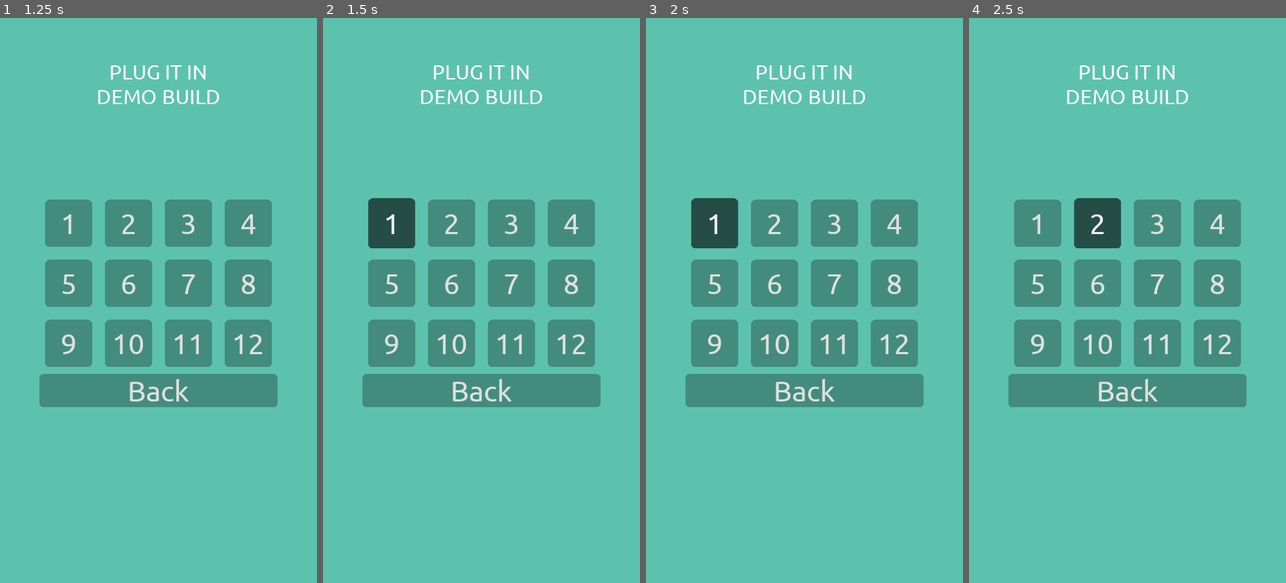
Above: before the commit, frames 1-4 (left to right).
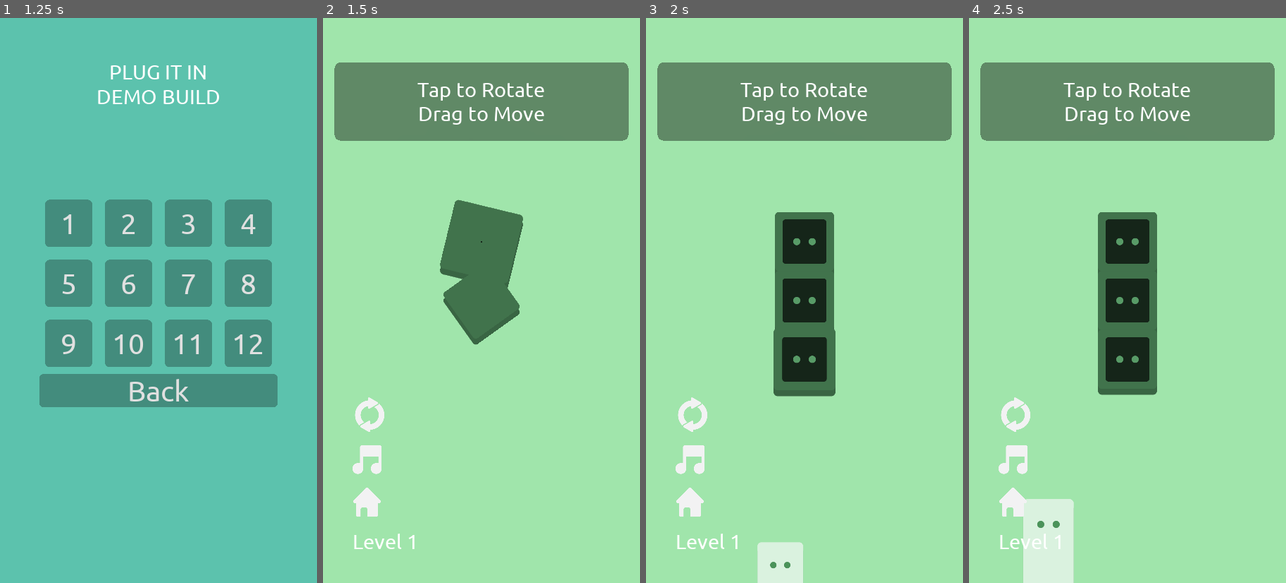
Above: after the commit, the same moments.

Repository: unSAME-Studio/ProjectOutlet
Game: Godot game, scene res://scenes/Menu.tscn
Two runs of this game, one before a commit and one after it. Both use one fixed random seed, a clock stepped at 60 frames per second and the inputs below.
Inputs (mouse positions are in pixels of both pictures, inside the frame that each line leads up to):
- Up to frame 1 (1.25 s): click "Play" at 0.5 s
- Up to frame 2 (1.5 s): click "1" at 1.25 s
- Up to frame 3 (2 s): no input
- Up to frame 4 (2.5 s): click (1098, 221) at 2 s, where only the run before the commit has a clickable "2"

Frame 1 is identical in both runs. In frame 2, 100% of the frame differs, in the area x 0-100%, y 0-100%; in frame 3, 100%; in frame 4, 100%.

Commit message:
Fix Merge

Diff:
--- a/scenes/Main.tscn
+++ b/scenes/Main.tscn
@@ -6,7 +6,6 @@
 [ext_resource path="res://objects/OutletGrid.tscn" type="PackedScene" id=4]
 [ext_resource path="res://ui/theme.tres" type="Theme" id=5]
 [ext_resource path="res://sounds/xylo_sfx.mp3" type="AudioStream" id=6]
-[ext_resource path="res://ui/home_ui.png" type="Texture" id=7]
 [ext_resource path="res://ui/icons/restart_ui.png" type="Texture" id=8]
 [ext_resource path="res://ui/icons/sound_ui.png" type="Texture" id=9]
 [ext_resource path="res://ui/icons/home_ui.png" type="Texture" id=10]
@@ -20,7 +19,7 @@
 
 [sub_resource type="AtlasTexture" id=4]
 flags = 4
-atlas = ExtResource( 7 )
+atlas = ExtResource( 10 )
 region = Rect2( 0, 0, 190, 201 )
 margin = Rect2( 60, 60, 120, 120 )
 
@@ -177,7 +176,7 @@
 margin_bottom = 118.0
 rect_min_size = Vector2( 118, 118 )
 size_flags_horizontal = 0
-texture_normal = ExtResource( 7 )
+texture_normal = ExtResource( 8 )
 expand = true
 stretch_mode = 5
 
@@ -193,8 +192,8 @@
 rect_min_size = Vector2( 100, 100 )
 size_flags_horizontal = 0
 toggle_mode = true
-texture_normal = ExtResource( 8 )
-texture_pressed = ExtResource( 10 )
+texture_normal = ExtResource( 9 )
+texture_pressed = ExtResource( 11 )
 expand = true
 stretch_mode = 5
 
@@ -209,7 +208,7 @@
 margin_bottom = 100.0
 rect_min_size = Vector2( 100, 100 )
 size_flags_horizontal = 0
-texture_normal = ExtResource( 9 )
+texture_normal = ExtResource( 10 )
 expand = true
 stretch_mode = 5
 
--- a/ui/LevelButton.tscn
+++ b/ui/LevelButton.tscn
@@ -18,7 +18,9 @@
 margin_top = 20.0
 margin_right = 180.0
 margin_bottom = 180.0
+focus_mode = 0
 theme = ExtResource( 1 )
+enabled_focus_mode = 0
 text = "1"
 
 [connection signal="pressed" from="Button" to="." method="_on_Button_pressed"]
Binary file removed: ui/icons/musicOff.png
Not shown, removed: ui/icons/musicOff.png.import
Binary file removed: ui/icons/musicOn.png
Not shown, removed: ui/icons/musicOn.png.import
